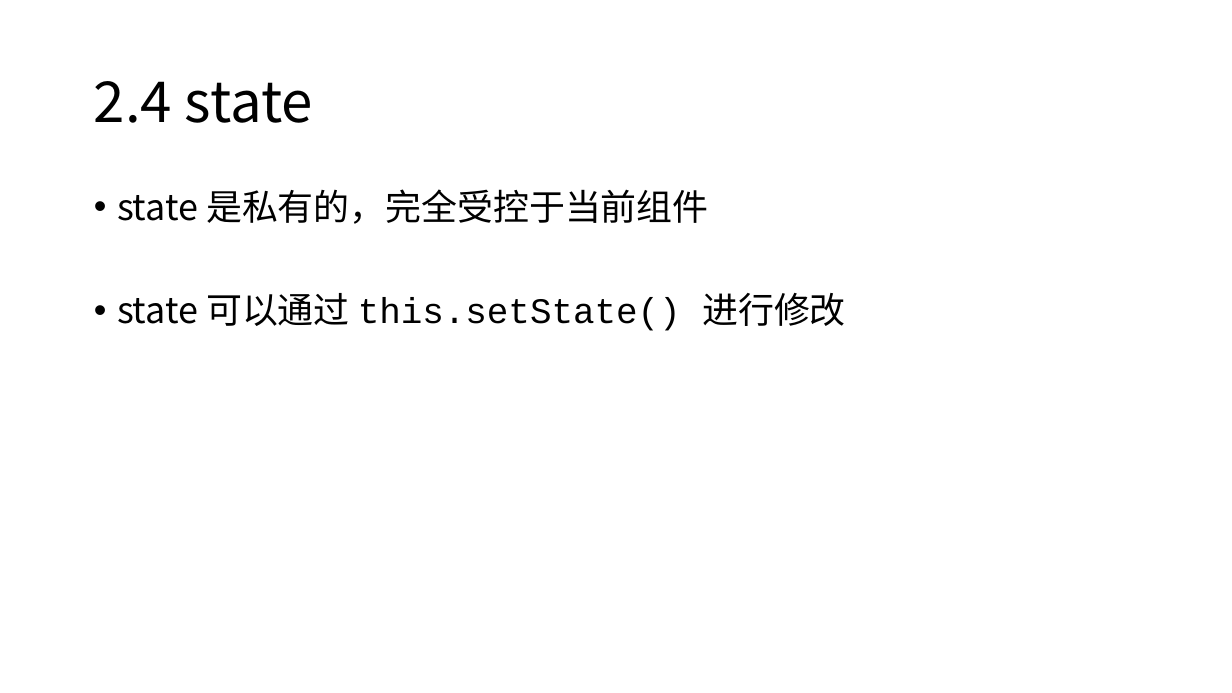
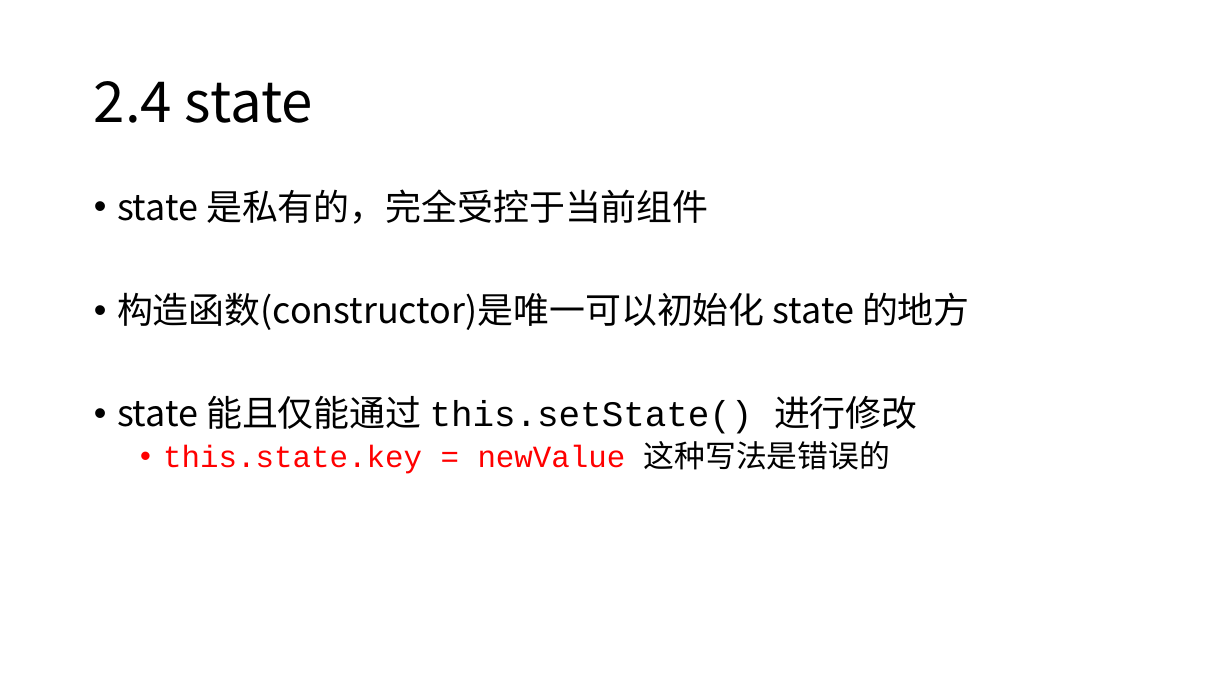
Before and after one commit to Zettat123/react_tutorial, a slide deck: slide 13 of slides/React 入门.pptx. Drawn at 1232x693 pixels with LibreOffice and Linux fonts; fonts in the diff are those of the drawing. Boxes give left, top, right and bottom in pixels: in the first picture for what was removed or moved away, otherwise in the second. Text is boxed around its words. In the diff, an @@ line names an element or a change of style, - is before the commit and + after.

```diff
--- a/slides/React 入门.pptx
+++ b/slides/React 入门.pptx
@@ text at (117,292,970,474): text changed; font Courier New to Noto Sans CJK SC @@
-• state 可以通过 this.setState() 进行修改
+• 构造函数(constructor)是唯一可以初始化 state 的地方
+• state 能且仅能通过 this.setState() 进行修改
+  • this.state.key = newValue 这种写法是错误的
```
Also in this commit, not shown: 4 slides added, 6 other files.
